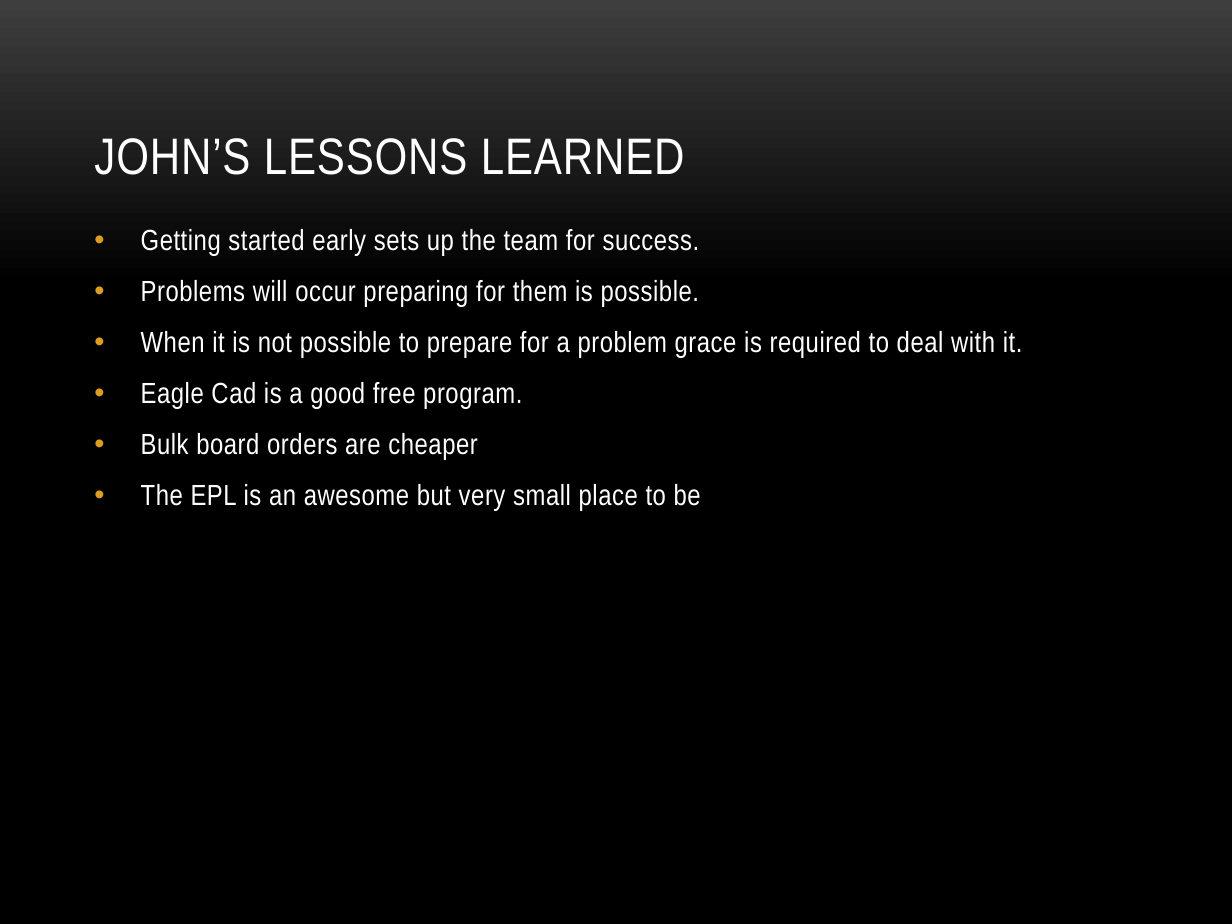
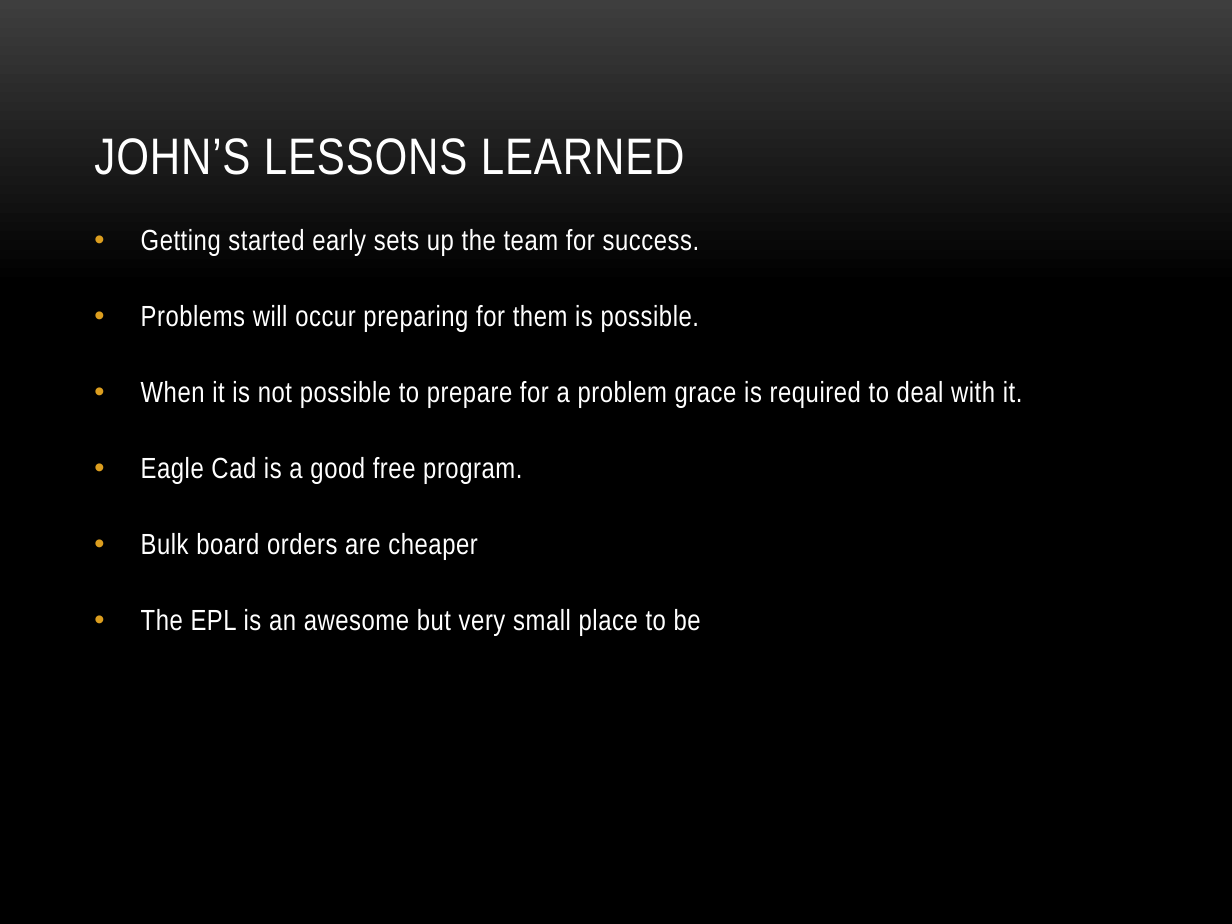
Before and after one commit to dosferatu/electronic-compass, a slide deck: slide 29 of Documentation/Project Documentation/Project Presentation.pptx (slide 26 before the commit). Drawn at 1232x924 pixels with LibreOffice and Linux fonts; fonts in the diff are those of the drawing; background and template pictures are left out. Boxes give left, top, right and bottom in pixels: in the first picture for what was removed or moved away, otherwise in the second. Text is boxed around its words. In the diff, an @@ line names an element or a change of style, - is before the commit and + after.

Commit message:
Updated Design model and PPT

```diff
--- a/Documentation/Project Documentation/Project Presentation.pptx
+++ b/Documentation/Project Documentation/Project Presentation.pptx
@@ text "Getting started early sets up ..." at <box>141,229,1023,636</box>: more space between paragraphs @@
```
Also in this commit, not shown: 12 other slides changed, 3 slides added, 3 other files.
